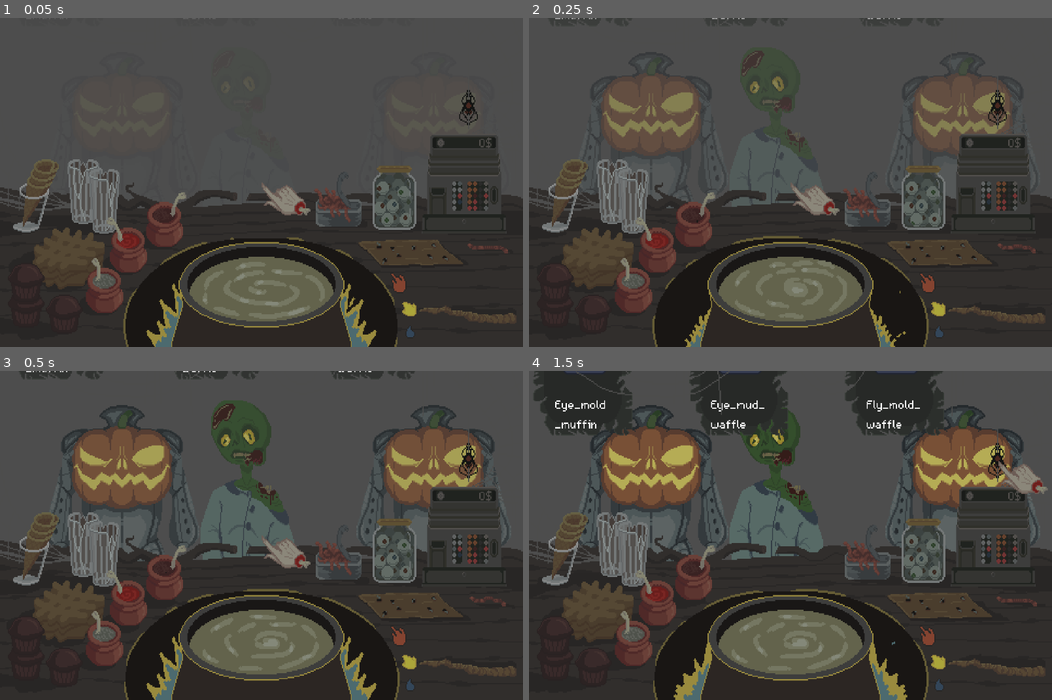
Above: before the commit, frames 1-4 (two rows, left to right).
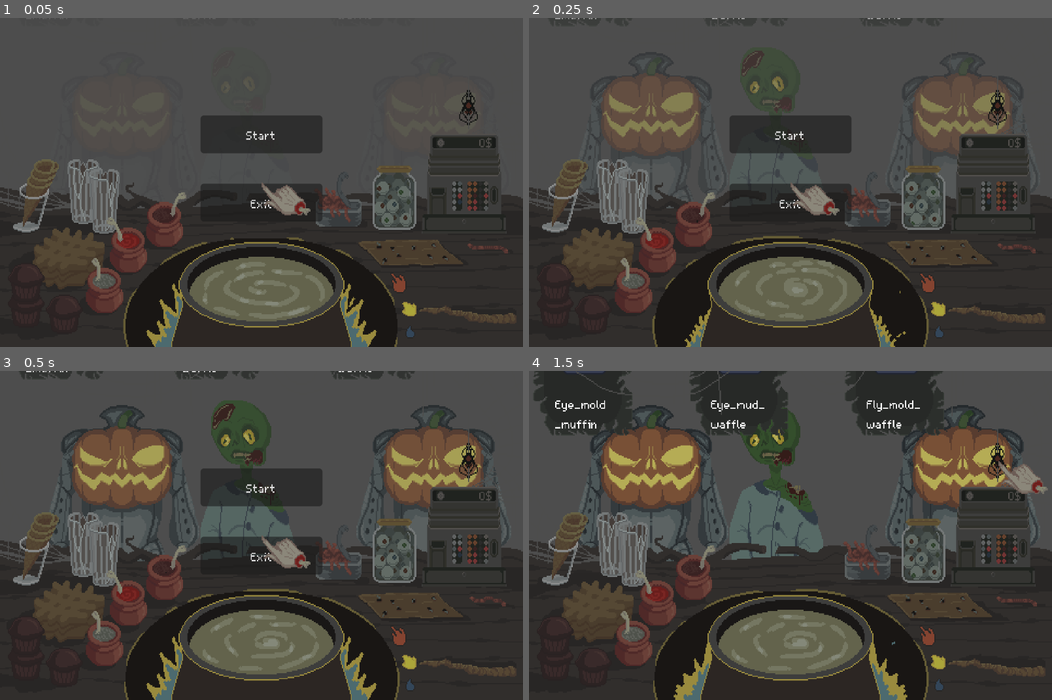
Above: after the commit, the same moments.

Repository: KiberDimon/OurTvorenie
Game: Godot game, scene res://scenes/main.tscn
Same seed, same stepped clock (60 frames per second), same inputs: the game is played once before the commit and once after it. The engine's default icon, where the game draws it, is replaced by a stand-in: a white triangle on a blue panel in a dark square.
Inputs (mouse positions are in pixels of both pictures, inside the frame that each line leads up to):
- Up to frame 1 (0.05 s): no input
- Up to frame 2 (0.25 s): no input
- Up to frame 3 (0.5 s): no input
- Up to frame 4 (1.5 s): click (790, 486) at 0.5 s, where only the run after the commit has a clickable "Start"; click (999, 459) at 1.25 s

The runs differ from the first frame. In frame 1, 3.5% of the frame differs, in the area x 38-62%, y 29-62%; in frame 2, 3.4%; in frame 3, 3.5%; in frame 4, nothing differs.

Commit message:
fix_menu

Diff:
--- a/scenes/main.tscn
+++ b/scenes/main.tscn
@@ -224,29 +224,6 @@
 scale = Vector2(0.8958379, 0.99997586)
 script = ExtResource("1_0wfyh")
 
-[node name="Menu" type="Control" parent="." unique_id=739919620]
-visible = false
-layout_mode = 3
-anchors_preset = 0
-offset_right = 40.0
-offset_bottom = 40.0
-
-[node name="Start" type="Button" parent="Menu" unique_id=1995638516]
-layout_mode = 0
-offset_left = 184.0
-offset_top = 80.0
-offset_right = 296.0
-offset_bottom = 111.0
-text = "Start"
-
-[node name="Exit" type="Button" parent="Menu" unique_id=1592338725]
-layout_mode = 0
-offset_left = 184.0
-offset_top = 136.0
-offset_right = 296.0
-offset_bottom = 167.0
-text = "Exit"
-
 [node name="MainUI" parent="." unique_id=1500070565 instance=ExtResource("51_bjg73")]
 
 [node name="Table" type="AnimatedSprite2D" parent="." unique_id=1515120844]
@@ -259,6 +236,28 @@
 frame_progress = 0.43362924
 script = ExtResource("50_akjxb")
 
+[node name="Menu" type="Control" parent="." unique_id=739919620]
+layout_mode = 3
+anchors_preset = 0
+offset_right = 40.0
+offset_bottom = 40.0
+
+[node name="Start" type="Button" parent="Menu" unique_id=1995638516]
+layout_mode = 0
+offset_left = 184.0
+offset_top = 80.0
+offset_right = 296.0
+offset_bottom = 111.0
+text = "Start"
+
+[node name="Exit" type="Button" parent="Menu" unique_id=1592338725]
+layout_mode = 0
+offset_left = 184.0
+offset_top = 136.0
+offset_right = 296.0
+offset_bottom = 167.0
+text = "Exit"
+
 [node name="Cursor" type="TextureRect" parent="." unique_id=752139742]
 offset_right = 40.0
 offset_bottom = 40.0
@@ -267,3 +266,4 @@
 script = ExtResource("53_0loja")
 
 [connection signal="pressed" from="Menu/Start" to="." method="_on_start_pressed"]
+[connection signal="pressed" from="Menu/Exit" to="." method="_on_exit_pressed"]
